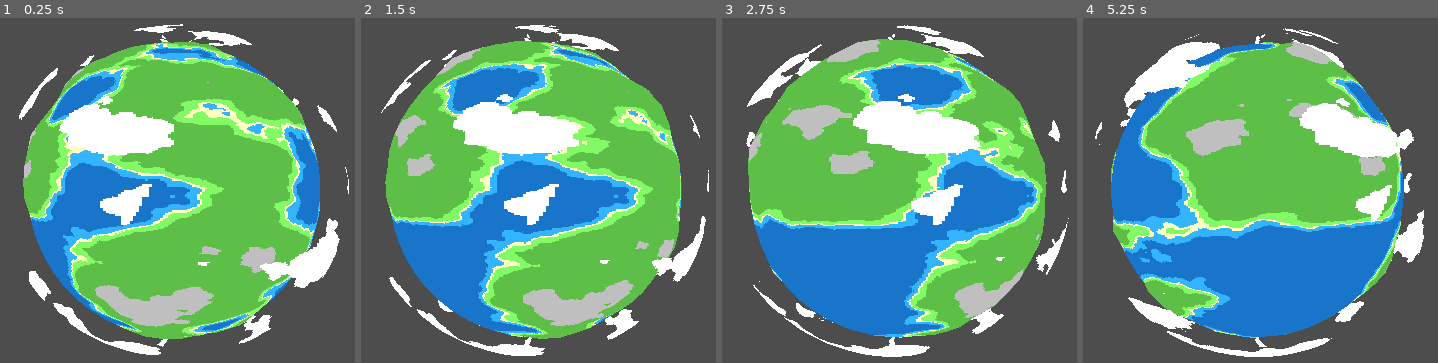
Above: before the commit, frames 1-4 (left to right).
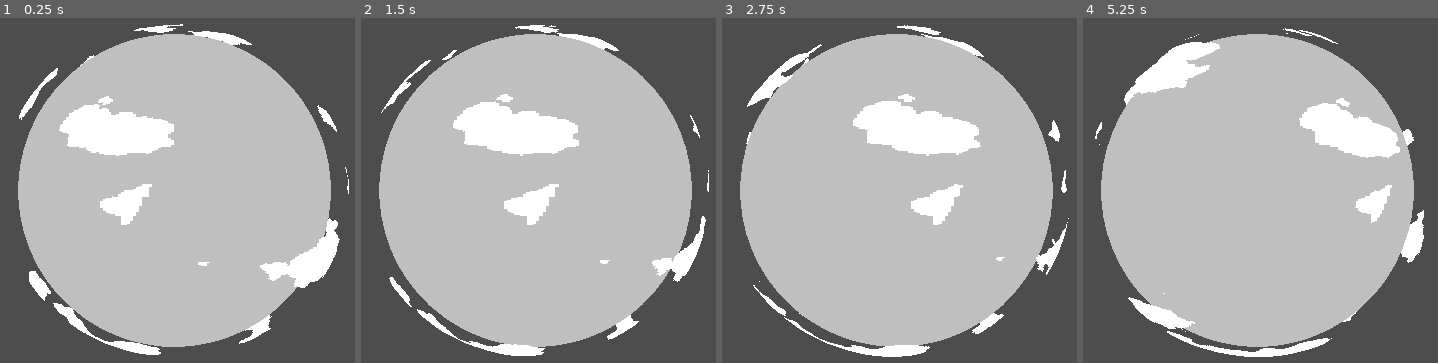
Above: after the commit, the same moments.

Repository: OccultParrot/pixel-planet
Game: Godot game, scene res://scenes/root.tscn
Two runs of this game, one before a commit and one after it. Both use one fixed random seed, a clock stepped at 60 frames per second and the inputs below.
Inputs:
- Up to frame 1 (0.25 s): no input
- Up to frame 2 (1.5 s): no input
- Up to frame 3 (2.75 s): no input
- Up to frame 4 (5.25 s): no input

The runs differ from the first frame. In frame 1, 55% of the frame differs, in the area x 5-94%, y 4-96%; in frame 2, 55%; in frame 3, 55%; in frame 4, 56%.

Commit message:
Changed colors to use a cool palette

Diff:
--- a/scenes/root.tscn
+++ b/scenes/root.tscn
@@ -17,15 +17,22 @@
 shader_parameter/noise = SubResource("NoiseTexture2D_jh1ax")
 shader_parameter/pixel_size = 600
 shader_parameter/cloud_threshold = 0.7
+shader_parameter/cloud_color = Color(0.670588, 0.607843, 0.556863, 1)
 
 [sub_resource type="SphereMesh" id="SphereMesh_j287u"]
 material = SubResource("ShaderMaterial_kycxp")
 radius = 0.55
 height = 1.05
 
+[sub_resource type="FastNoiseLite" id="FastNoiseLite_jh1ax"]
+
+[sub_resource type="NoiseTexture2D" id="NoiseTexture2D_kycxp"]
+seamless = true
+noise = SubResource("FastNoiseLite_jh1ax")
+
 [sub_resource type="FastNoiseLite" id="FastNoiseLite_j287u"]
 noise_type = 3
-seed = 7
+frequency = 0.0303
 
 [sub_resource type="NoiseTexture2D" id="NoiseTexture2D_5sfjl"]
 seamless = true
@@ -35,20 +42,24 @@
 render_priority = 0
 shader = ExtResource("1_j5px3")
 shader_parameter/pixel_size = 600
-shader_parameter/noise = SubResource("NoiseTexture2D_5sfjl")
+shader_parameter/landmass_noise = SubResource("NoiseTexture2D_kycxp")
+shader_parameter/rainfall_noise = SubResource("NoiseTexture2D_5sfjl")
 shader_parameter/displacement_coefficient = 0.5
-shader_parameter/mountain_threshold = 0.8
-shader_parameter/mountain_color = Color(0.749, 0.749, 0.749, 1)
-shader_parameter/forest_threshold = 0.55
-shader_parameter/forest_color = Color(0.3647, 0.749, 0.2784, 1)
-shader_parameter/grassland_threshold = 0.5
-shader_parameter/grassland_color = Color(0.5059, 0.9804, 0.4, 1)
-shader_parameter/beach_threshold = 0.48
-shader_parameter/beach_color = Color(1, 1, 0.749, 1)
-shader_parameter/shore_threshold = 0.43
-shader_parameter/shore_color = Color(0.2, 0.7059, 1, 1)
-shader_parameter/ocean_color = Color(0.1098, 0.4588, 0.7882, 1)
+shader_parameter/landmass_threshold = 0.5
+shader_parameter/beach_width = 0.017
+shader_parameter/shore_width = 0.028
 shader_parameter/pole_threshold = 0.35
+shader_parameter/beach_color = Color(0.823529, 0.788235, 0.647059, 1)
+shader_parameter/shore_color = Color(0.54902, 0.670588, 0.631373, 1)
+shader_parameter/ocean_color = Color(0.294118, 0.447059, 0.431373, 1)
+shader_parameter/temperate_color = Color(0.301961, 0.270588, 0.223529, 1)
+shader_parameter/tundra_color = Color(0.8125, 0.938477, 1, 1)
+shader_parameter/cold_color = Color(0.457764, 0.585938, 0.498819, 1)
+shader_parameter/desert_color = Color(0.819608, 0.694118, 0.529412, 1)
+shader_parameter/dry_color = Color(0.466667, 0.454902, 0.231373, 1)
+shader_parameter/DEBUG_temp_gradient = false
+shader_parameter/DEBUG_rainfall_noise = false
+shader_parameter/DEBUG_altitude_noise = false
 
 [sub_resource type="SphereMesh" id="SphereMesh_vho56"]
 material = SubResource("ShaderMaterial_3hfy5")
Not shown: 1 places in scenes/root.tscn that only renumber resources
